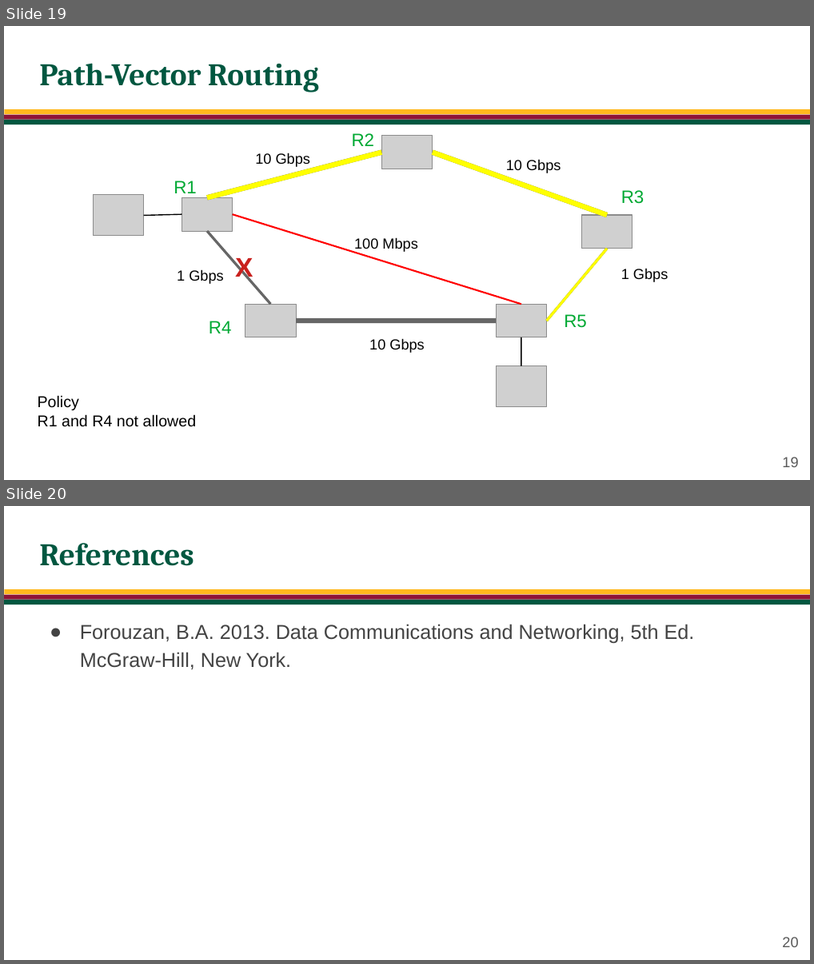
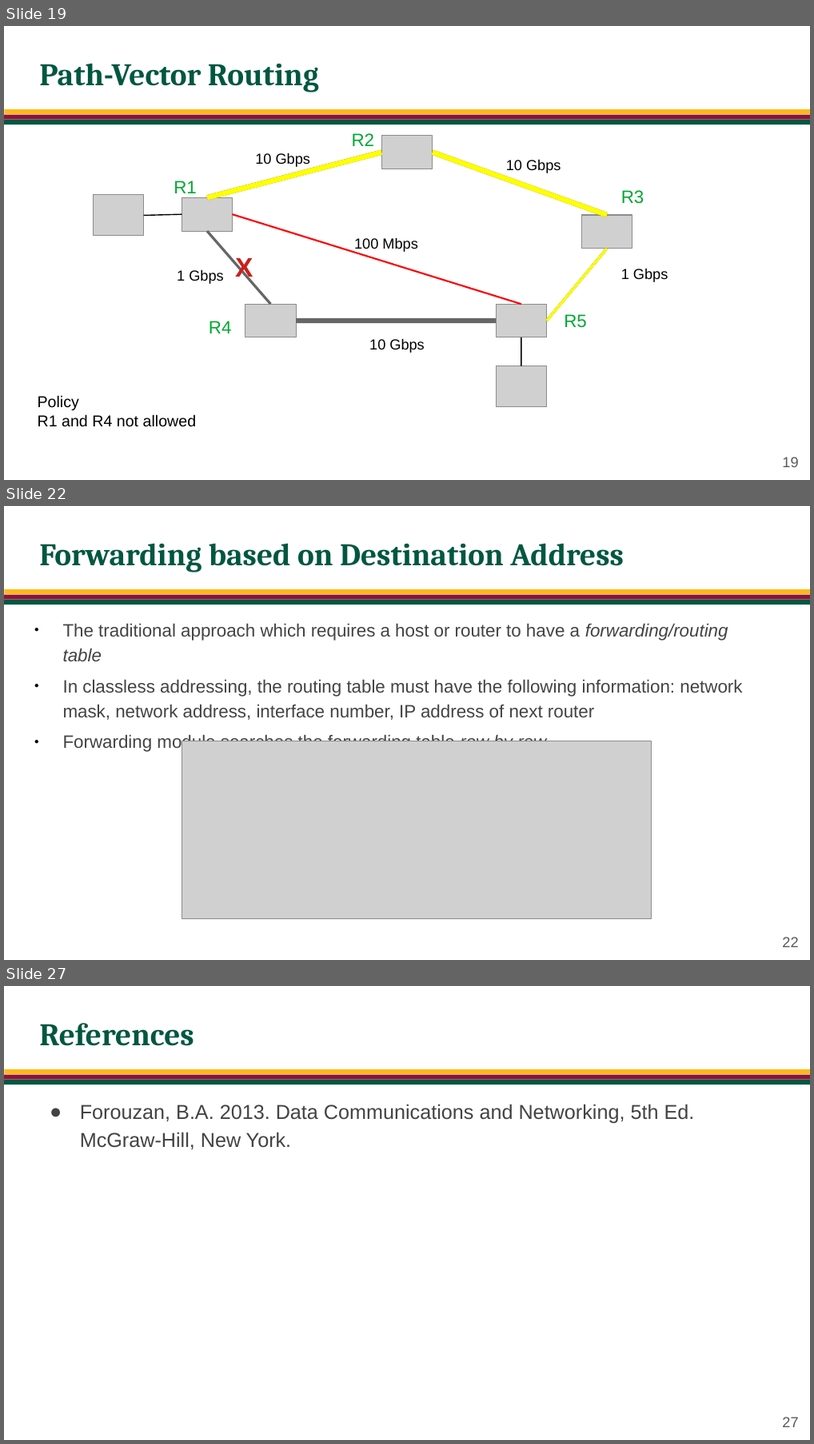
Before and after one commit to jachermocilla/extra-course-materials, a slide deck: cmsc137/slides-rsm/CMSC 137 - 21 - Routing.odp. Shown one above the other, each under a label of ours: slides 19 and 20 before the commit, slides 19, 22 and 27 after it; the slides between them are not shown. The pictures are 814x964 and 814x1444 pixels, drawn with LibreOffice and Linux fonts; fonts in the diff are those of the drawing; grey boxes stand for pictures; background and template pictures are left out. Boxes give left, top, right and bottom in pixels: in the first picture for what was removed or moved away, otherwise in the second. Text is boxed around its words. In the diff, an @@ line names an element or a change of style, - is before the commit and + after.

```diff
--- a/cmsc137/slides-rsm/CMSC 137 - 21 - Routing.odp
+++ b/cmsc137/slides-rsm/CMSC 137 - 21 - Routing.odp
@@ slide 22 added at (4,506,810,960), background #FFFFFF; not listed: 3 template elements that a slide beside it also shows @@
@@ title added at (39,543,624,572), 28 pt, text #005740, bold @@
+Forwarding based on Destination Address
@@ text added at (63,623,742,752), 16 pt, text #434343 @@
+● The traditional approach which requires a host or router to have a forwarding/routing table
+● In classless addressing, the routing table must have the following information: network mask, network address, interface number, IP address of next router
+● Forwarding module searches the forwarding table row by row
@@ picture added at (182,740,651,918) @@
@@ page number added at (782,936,798,947), 13 pt, text #595959 @@
+22
@@ what was slide 20 is now slide 27 @@
@@ page number at (782,1416,798,1427): text changed @@
-20
+27
```
Also in this commit, not shown: 1 slide changed, 6 other slides added, 10 other files.
